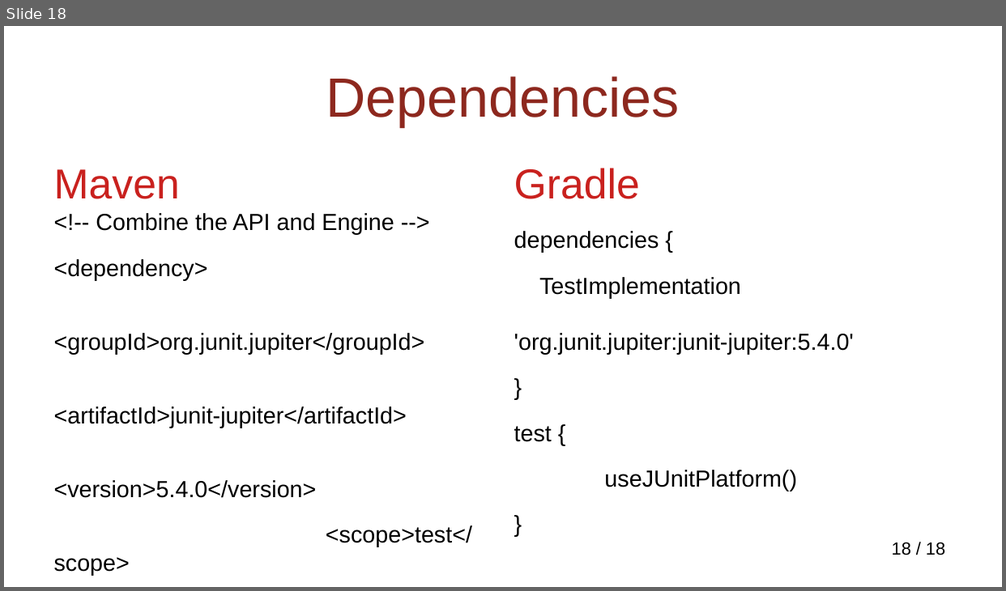
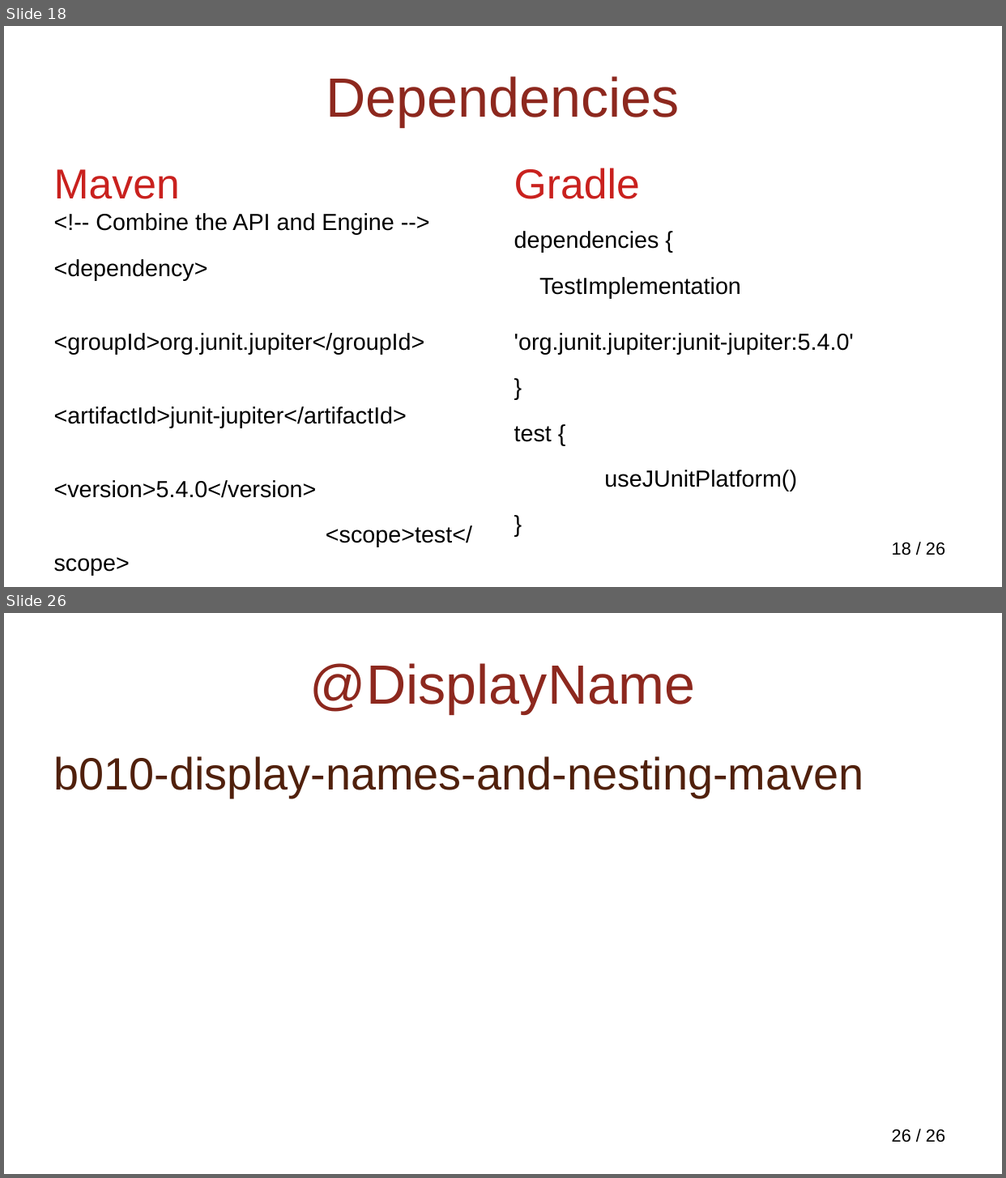
Before and after one commit to NextPoorSlob/JUnit5-Presentation-Sample-Code, a slide deck: ByJupiter.odp. Shown one above the other, each under a label of ours: slide 18 before the commit, slides 18 and 26 after it; the slides between them are not shown. The pictures are 1006x591 and 1006x1178 pixels, drawn with LibreOffice and Linux fonts; fonts in the diff are those of the drawing; background and template pictures are left out. Boxes give left, top, right and bottom in pixels: in the first picture for what was removed or moved away, otherwise in the second. Text is boxed around its words. In the diff, an @@ line names an element or a change of style, - is before the commit and + after.

```diff
--- a/ByJupiter.odp
+++ b/ByJupiter.odp
@@ slide 26 added at <box>4,613,1002,1174</box>, background picture (left out); not listed: 1 template element that a slide beside it also shows @@
@@ title added at <box>310,663,695,714</box>, 44 pt, text #8D281E @@
+@DisplayName
@@ text added at <box>54,756,864,797</box>, 36 pt, text #50200C @@
+b010-display-names-and-nesting-maven
@@ page number at <box>892,543,945,556</box>: text changed @@
-18 / 18
+18 / 26
```
Also in this commit, not shown: 5 slides changed, 7 other slides added.
